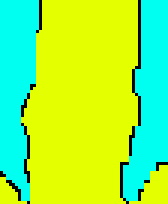
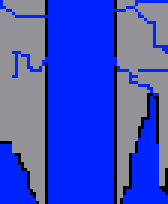
Two versions of the same layered image (168×204). Layer-by-layer changes:
added layer "Layer 21" above "Layer 20" over [0, 0, 168, 204]
added layer "Layer 20" above "Layer 19" over [0, 0, 168, 201]
